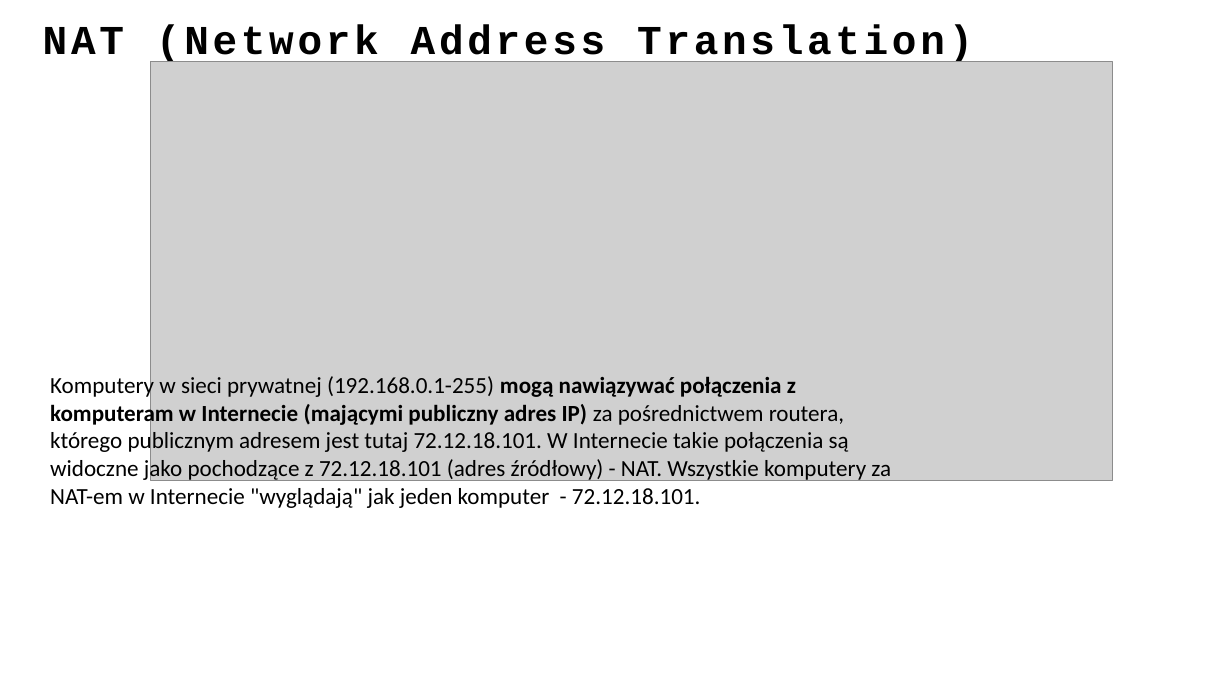
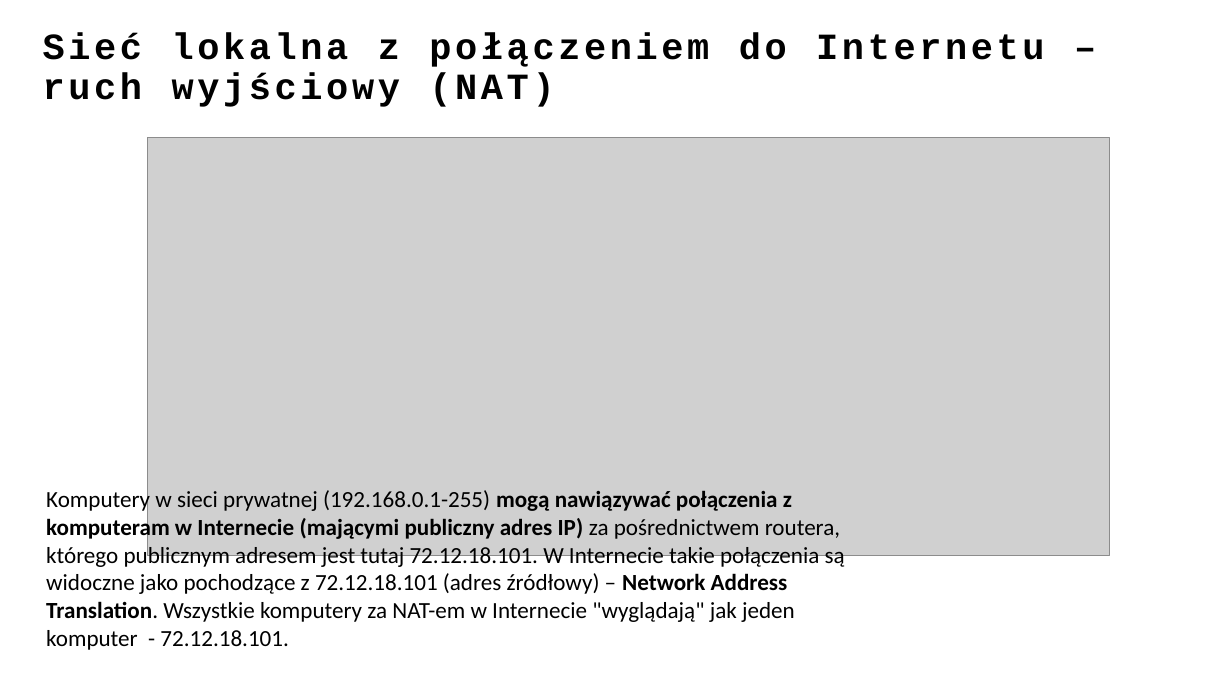
Before and after one commit to ewilded/DFIR, a slide deck: slide 12 of 1_Infrastruktura_IT.pptx. Drawn at 1232x693 pixels with LibreOffice and Linux fonts; fonts in the diff are those of the drawing; grey boxes stand for pictures. Boxes give left, top, right and bottom in pixels: in the first picture for what was removed or moved away, otherwise in the second. Text is boxed around its words. In the diff, an @@ line names an element or a change of style, - is before the commit and + after.

```diff
--- a/1_Infrastruktura_IT.pptx
+++ b/1_Infrastruktura_IT.pptx
@@ title removed at [43, 25, 973, 66] @@
-NAT (Network Address Translation)
@@ title added at [43, 33, 1044, 107], 28.8 pt, text #000000, bold @@
+Sieć lokalna z połączeniem do Internetu – ruch wyjściowy (NAT)
@@ picture: place and size @@
-picture at [151, 62, 1113, 481]
+picture at [147, 138, 1109, 556]
@@ text at [46, 488, 845, 650]: text changed @@
-Komputery w sieci prywatnej (192.168.0.1-255) mogą nawiązywać połączenia z komputeram w Internecie (mającymi publiczny adres IP) za pośrednictwem routera, którego publicznym adresem jest tutaj 72.12.18.101. W Internecie takie połączenia są widoczne jako pochodzące z 72.12.18.101 (adres źródłowy) - NAT. Wszystkie komputery za NAT-em w Internecie "wyglądają" jak jeden komputer - 72.12.18.101.
+Komputery w sieci prywatnej (192.168.0.1-255) mogą nawiązywać połączenia z komputeram w Internecie (mającymi publiczny adres IP) za pośrednictwem routera, którego publicznym adresem jest tutaj 72.12.18.101. W Internecie takie połączenia są widoczne jako pochodzące z 72.12.18.101 (adres źródłowy) – Network Address Translation. Wszystkie komputery za NAT-em w Internecie "wyglądają" jak jeden komputer - 72.12.18.101.
```
Also in this commit, not shown: 19 other slides changed, 1 slide added, 1 slide removed, 5 other files.
